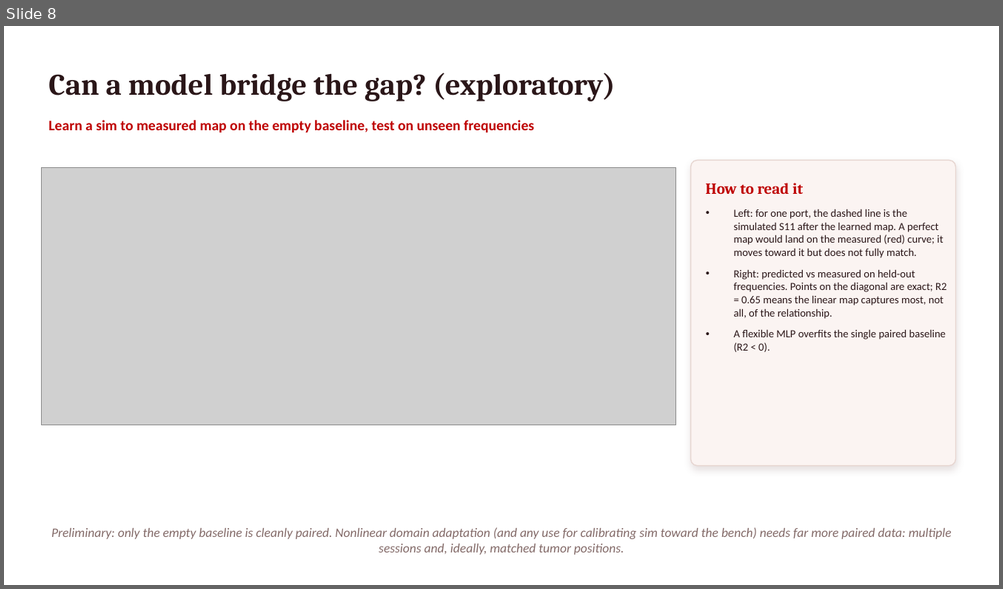
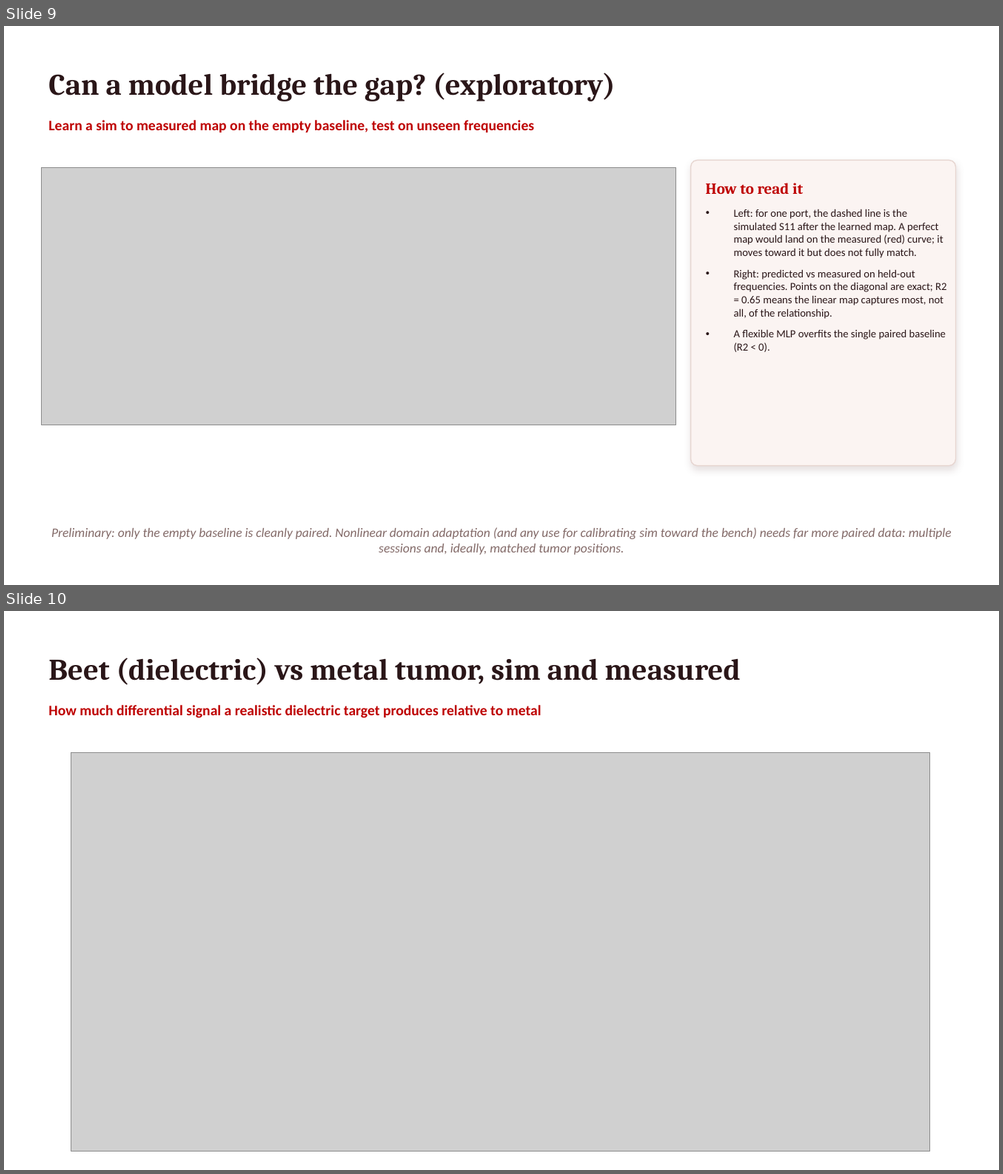
Before and after one commit to pmart1534/microwave-phantom-localization-cnn-mlp, a slide deck: regression_deck/Deck3_Sim_vs_Measured.pptx. Shown one above the other, each under a label of ours: slide 8 before the commit, slides 9 and 10 after it. The pictures are 1003x589 and 1003x1174 pixels, drawn with LibreOffice and Linux fonts; fonts in the diff are those of the drawing; grey boxes stand for pictures. Boxes give left, top, right and bottom in pixels: in the first picture for what was removed or moved away, otherwise in the second. Text is boxed around its words. In the diff, an @@ line names an element or a change of style, - is before the commit and + after.

```diff
--- a/regression_deck/Deck3_Sim_vs_Measured.pptx
+++ b/regression_deck/Deck3_Sim_vs_Measured.pptx
@@ slide 10 added at bbox=[4, 611, 999, 1170], background #FFFFFF @@
@@ text added at bbox=[48, 658, 740, 685], 29 pt, text #2A1618, bold @@
+Beet (dielectric) vs metal tumor, sim and measured
@@ text added at bbox=[48, 705, 541, 718], 14 pt, text #BE0000, bold @@
+How much differential signal a realistic dielectric target produces relative to metal
@@ picture added at bbox=[71, 753, 929, 1152] @@
@@ what was slide 8 is now slide 9 @@
```
Also in this commit, not shown: 1 slide changed, 2 other slides added, 1 slide removed, 4 other files.
